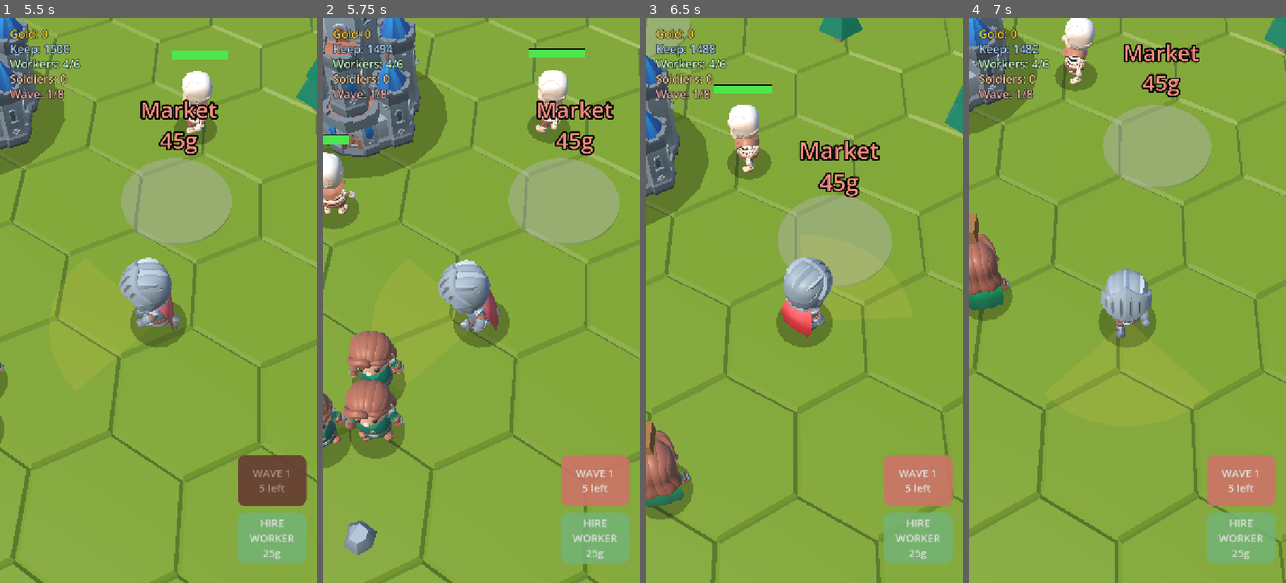
Above: before the commit, frames 1-4 (left to right).
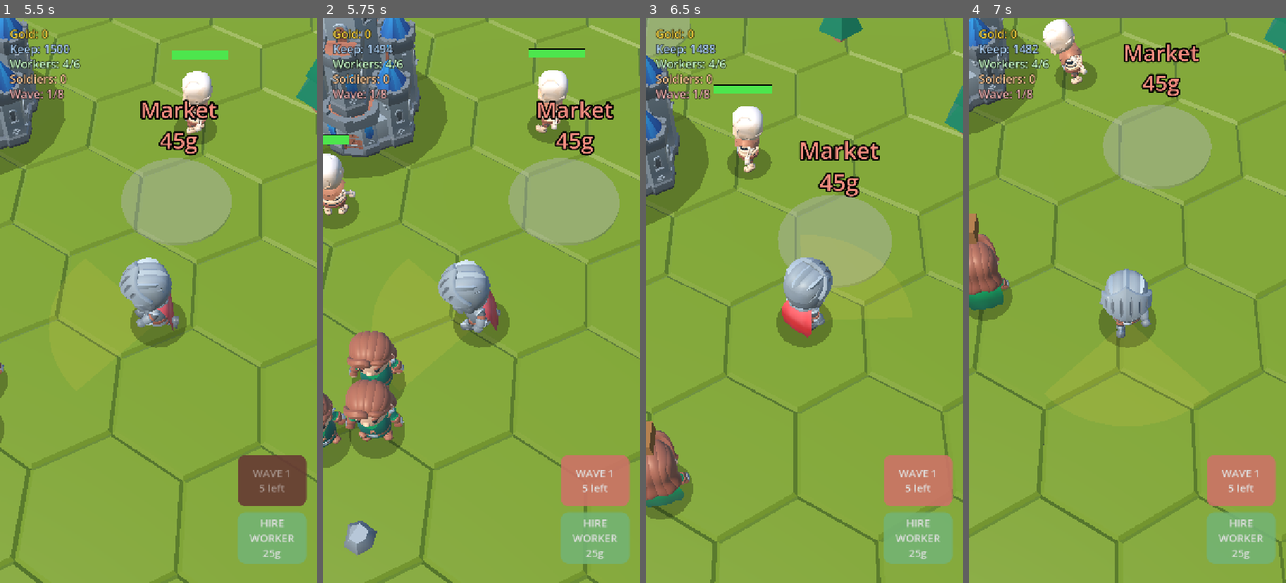
Above: after the commit, the same moments.

Repository: tembugi/town-defender
Game: Godot game, scene res://Main3D.tscn
The game is run twice, just before and just after one commit, with the same random seed, the same clock (stepped at 60 frames per second) and the same inputs.
Inputs (mouse positions are in pixels of both pictures, inside the frame that each line leads up to):
- Up to frame 1 (5.5 s): click "START WAVE" at 0.5 s; click "HIRE WORKER 25g" at 1.25 s; tap Enter at 2 s; move the mouse to (228, 272) at 2.02 s; hold D 2.03-2.75 s; tap H at 2.1, 3.6, 5.1 s; click (228, 272) at 2.17 s; tap Space at 2.27, 5.27 s; drag from (95, 328) to (142, 413) at 2.77 s; move the mouse to (190, 176) at 3.52 s; hold D 3.53-4.25 s; drag from (142, 413) to (63, 215) at 4.27 s; move the mouse to (253, 385) at 5.02 s; hold A from 5.03 s (still down)
- Up to frame 2 (5.75 s): keep holding A
- Up to frame 3 (6.5 s): release A at 5.75 s; drag from (709, 215) to (756, 159) at 5.77 s
- Up to frame 4 (7 s): move the mouse to (1143, 300) at 6.52 s; hold S from 6.53 s (still down); tap H at 6.6 s; click (1143, 300) at 6.67 s

Frame 1 is identical in both runs. In frame 2, less than 0.1% of the frame differs, in the area x 0-11%, y 23-35%; in frame 3, 0.5%; in frame 4, 1.1%, in the area x 23-40%, y 0-12%.

Commit message:
Polish: real sword swings + lingering corpses that sink away
- Import KayKit CombatMelee animations (Rig_Medium) for both rigs. Attacks now
  use proper melee clips instead of Use_Item: hero slashes (1H diagonal slice),
  soldiers and skeletons chop. Verified the clips bind/animate on both the
  Knight and Skeleton rigs.
- Dead skeletons now lie on the ground in their death pose. Bodies accumulate
  up to 10; once exceeded, the oldest sinks into the ground (tween) and is then
  freed -- no more bodies popping out of existence with a flick.

Co-Authored-By: Claude Sonnet 4.6 <noreply@anthropic.com>

Diff:
--- a/scripts/Enemy3D.gd
+++ b/scripts/Enemy3D.gd
@@ -112,7 +112,7 @@
 		_play(hit_clip)
 		ap.speed_scale = 1.0
 	elif in_range:
-		_play("Use_Item")        # swing at the Keep
+		_play("Melee_1H_Attack_Chop")        # swing at the Keep
 		ap.speed_scale = 1.0
 	elif velocity.length() > 0.05:
 		_play("Walking_C")
@@ -158,7 +158,16 @@
 	died.emit(reward, global_position)
 	_play("Death_A" if randf() < 0.5 else "Death_B")
 	ap.speed_scale = 1.0
-	get_tree().create_timer(1.6).timeout.connect(queue_free)
+	# the body stays on the ground; Game3D decides when to retire it
+	game.register_corpse(self)
+
+
+# Retire an old corpse: let it sink into the ground, then free it (no popping out).
+func sink_and_free() -> void:
+	var tw := create_tween()
+	tw.tween_interval(0.3)
+	tw.tween_property(self, "position:y", position.y - 2.0, 1.1).set_ease(Tween.EASE_IN)
+	tw.tween_callback(queue_free)
 
 
 func _face(p: Vector3) -> void:
--- a/scripts/Game3D.gd
+++ b/scripts/Game3D.gd
@@ -719,6 +719,19 @@
 	enemies_alive += 1
 
 
+const MAX_CORPSES := 10
+var corpses: Array = []   # dead bodies kept on the ground, retired oldest-first
+
+
+# Bodies pile up; once more than MAX_CORPSES exist, the oldest sinks away in order.
+func register_corpse(e: Node) -> void:
+	corpses.append(e)
+	while corpses.size() > MAX_CORPSES:
+		var old = corpses.pop_front()
+		if is_instance_valid(old):
+			old.sink_and_free()
+
+
 func _on_enemy_died(reward: int, _pos: Vector3) -> void:
 	enemies_alive -= 1
 	_gain_gold(reward)
--- a/scripts/Hero3D.gd
+++ b/scripts/Hero3D.gd
@@ -82,8 +82,8 @@
 		model.rotation.y = atan2(dir.x, dir.z) + FACE_OFFSET
 		# swing in our current facing while moving; otherwise normal locomotion
 		if swinging:
-			_play("Use_Item")
-			ap.speed_scale = 1.4
+			_play("Melee_1H_Attack_Slice_Diagonal")
+			ap.speed_scale = 1.8
 		elif spd >= RUN_THRESHOLD:
 			_play("Running_A")
 			ap.speed_scale = clampf(spd / RUN_REF, 0.6, 1.6)
@@ -94,8 +94,8 @@
 	velocity = Vector3.ZERO
 	# standing still: swing keeps the last facing (no auto-aim onto enemies)
 	if swinging:
-		_play("Use_Item")
-		ap.speed_scale = 1.4
+		_play("Melee_1H_Attack_Slice_Diagonal")
+		ap.speed_scale = 1.8
 	elif gather_target != null and is_instance_valid(gather_target):
 		# building on a pad: swing in whatever direction we already face; don't
 		# snap to face the pad's centre
--- a/scripts/Rig.gd
+++ b/scripts/Rig.gd
@@ -9,10 +9,12 @@
 	"adventurer": [
 		"res://Models/animations/Rig_Medium_General.glb",
 		"res://Models/animations/Rig_Medium_MovementBasic.glb",
+		"res://Models/animations/Rig_Medium_CombatMelee.glb",
 	],
 	"skeleton": [
 		"res://Models/enemies/animations/Rig_Medium_General.glb",
 		"res://Models/enemies/animations/Rig_Medium_MovementBasic.glb",
+		"res://Models/enemies/animations/Rig_Medium_CombatMelee.glb",
 	],
 }
 # clips that should loop (locomotion/idle/gather); everything else plays once
--- a/scripts/Soldier3D.gd
+++ b/scripts/Soldier3D.gd
@@ -42,7 +42,7 @@
 		var to: Vector3 = e.global_position - global_position
 		if Vector2(to.x, to.z).length() <= REACH:
 			_face(e.global_position)
-			_play("Use_Item")
+			_play("Melee_1H_Attack_Chop")
 			ap.speed_scale = 1.0
 			if atk_cd <= 0.0:
 				atk_cd = ATK_CD
Binary file added: Models/animations/Rig_Medium_CombatMelee.glb
Not shown, added: Models/animations/Rig_Medium_CombatMelee.glb.import
Binary file added: Models/enemies/animations/Rig_Medium_CombatMelee.glb
Not shown, added: Models/enemies/animations/Rig_Medium_CombatMelee.glb.import
